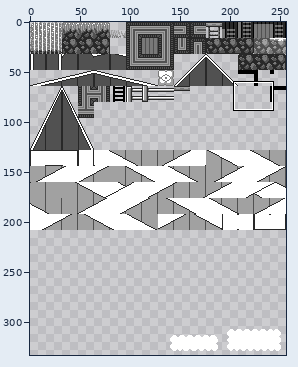
One commit to this sprite sheet: resources/tilesets/tiled_files/farmt.png. The first picture is a wide view before the edit; the outline marks the close-up.
Close-up. Earlier state:
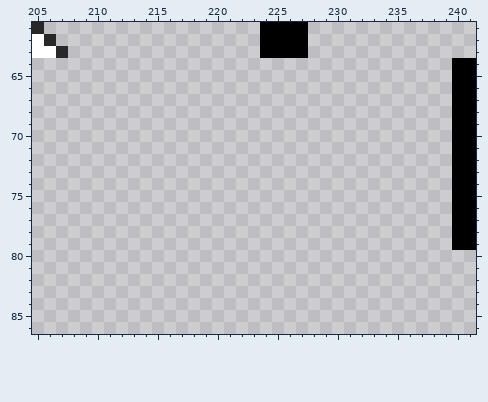
The file is 256x336 pixels. Pixels under 10% opacity are left out. Colours within 5 levels of each other are drawn and written as one. Shown: x 205..241, y 61..86. The wide view leaves out empty margins.
The same view after the edit:
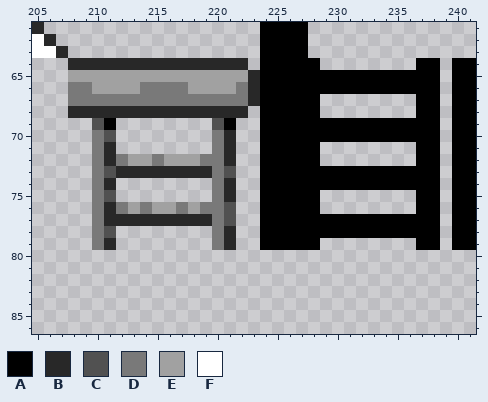
Palette (. is transparent): A #000000  B #282828  C #515151  D #797979  E #a1a1a1  F #ffffff
What changed:
{"y":64,"x":208,"old":"...............","new":"BBBBBBBBBBBBBBB"}
{"y":64,"x":224,"old":".....","new":"AAAAA"}
{"y":64,"x":237,"old":"..","new":"AA"}
{"y":65,"x":208,"old":"...............................","new":"EEEEEEEEEEEEEEEBAAAAAAAAAAAAAAA"}
{"y":66,"x":208,"old":"...............................","new":"DDEEEEDDDDEEEEDBAAAAAAAAAAAAAAA"}
{"y":67,"x":208,"old":".....................","new":"DDDDDDDDDDDDDDDBAAAAA"}
{"y":67,"x":237,"old":"..","new":"AA"}
{"y":68,"x":208,"old":"...............","new":"BBBBBBBBBBBBBBB"}
{"y":68,"x":224,"old":".....","new":"AAAAA"}
{"y":68,"x":237,"old":"..","new":"AA"}
{"y":69,"x":210,"old":"..","new":"CA"}
{"y":69,"x":220,"old":"..","new":"CA"}
{"y":69,"x":224,"old":"...............","new":"AAAAAAAAAAAAAAA"}
{"y":70,"x":210,"old":"..","new":"DC"}
{"y":70,"x":220,"old":"..","new":"DB"}
{"y":70,"x":224,"old":"...............","new":"AAAAAAAAAAAAAAA"}
{"y":71,"x":210,"old":"..","new":"DB"}
{"y":71,"x":220,"old":"..","new":"DB"}
{"y":71,"x":224,"old":".....","new":"AAAAA"}
{"y":71,"x":237,"old":"..","new":"AA"}
{"y":72,"x":210,"old":"............","new":"DBDEEDEEEDDB"}
{"y":72,"x":224,"old":".....","new":"AAAAA"}
{"y":72,"x":237,"old":"..","new":"AA"}
{"y":73,"x":210,"old":"............","new":"DCBBBBBBBBDC"}
{"y":73,"x":224,"old":"...............","new":"AAAAAAAAAAAAAAA"}
{"y":74,"x":210,"old":"..","new":"DB"}
{"y":74,"x":220,"old":"..","new":"DB"}
{"y":74,"x":224,"old":"...............","new":"AAAAAAAAAAAAAAA"}
{"y":75,"x":210,"old":"..","new":"DC"}
{"y":75,"x":220,"old":"..","new":"DB"}
{"y":75,"x":224,"old":".....","new":"AAAAA"}
{"y":75,"x":237,"old":"..","new":"AA"}
{"y":76,"x":210,"old":"............","new":"DBDEDEEDEDDC"}
{"y":76,"x":224,"old":".....","new":"AAAAA"}
{"y":76,"x":237,"old":"..","new":"AA"}
{"y":77,"x":210,"old":"............","new":"DBBBBBBBBBDC"}
{"y":77,"x":224,"old":"...............","new":"AAAAAAAAAAAAAAA"}
{"y":78,"x":210,"old":"..","new":"DC"}
{"y":78,"x":220,"old":"..","new":"DB"}
{"y":78,"x":224,"old":"...............","new":"AAAAAAAAAAAAAAA"}
{"y":79,"x":210,"old":"..","new":"DB"}
{"y":79,"x":220,"old":"..","new":"DB"}
{"y":79,"x":224,"old":".....","new":"AAAAA"}
{"y":79,"x":237,"old":"..","new":"AA"}
